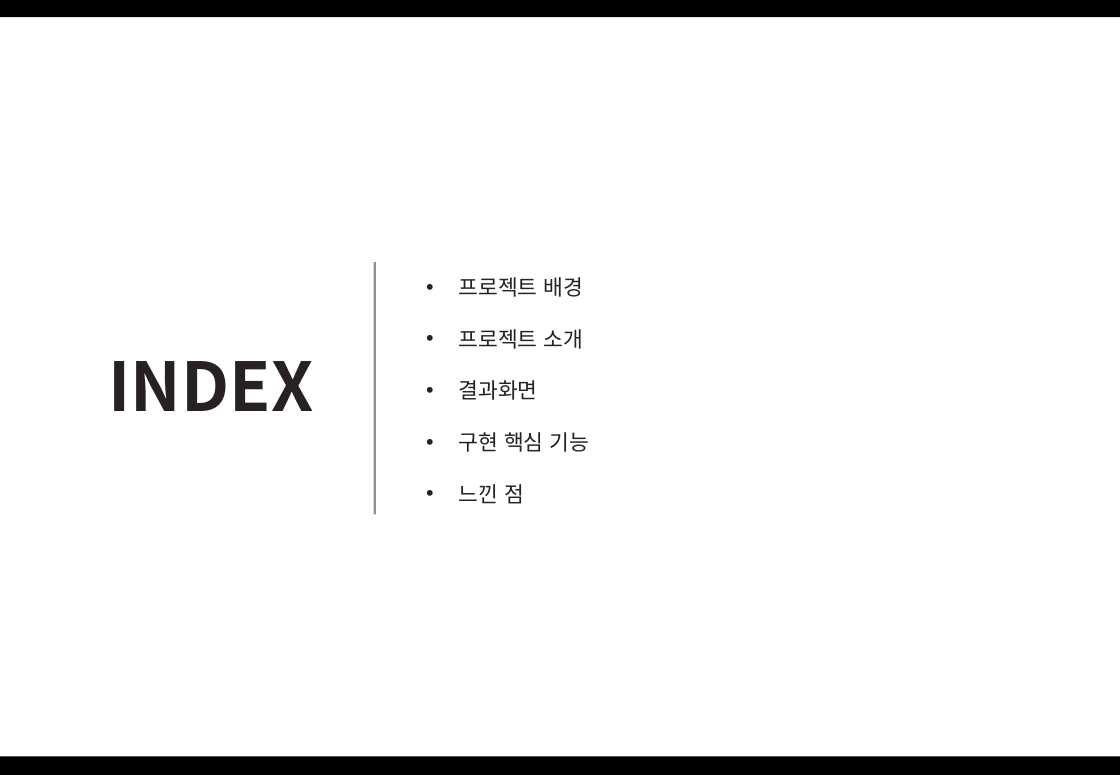
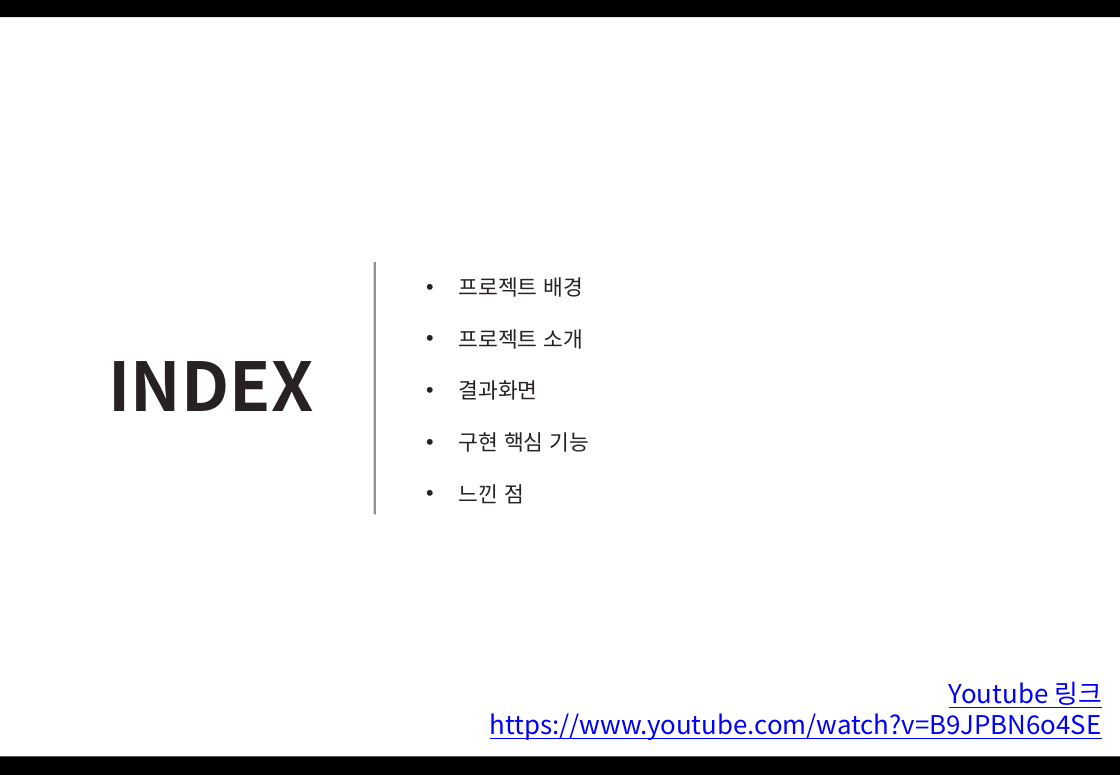
Before and after one commit to InKyu24/Semi_Project_2021-03, a slide deck: slide 2 of 세미프로젝트 결과보고서_최인규.pptx. Drawn at 1120x775 pixels with LibreOffice and Linux fonts; fonts in the diff are those of the drawing. Boxes give left, top, right and bottom in pixels: in the first picture for what was removed or moved away, otherwise in the second. Text is boxed around its words. In the diff, an @@ line names an element or a change of style, - is before the commit and + after.

Commit message:
Add youtube posting link

```diff
--- a/세미프로젝트 결과보고서_최인규.pptx
+++ b/세미프로젝트 결과보고서_최인규.pptx
@@ text added at [490, 681, 1102, 740], 18 pt, text #0000FF, underline @@
+Youtube 링크
+https://www.youtube.com/watch?v=B9JPBN6o4SE
```
Also in this commit, not shown: 4 other files.
